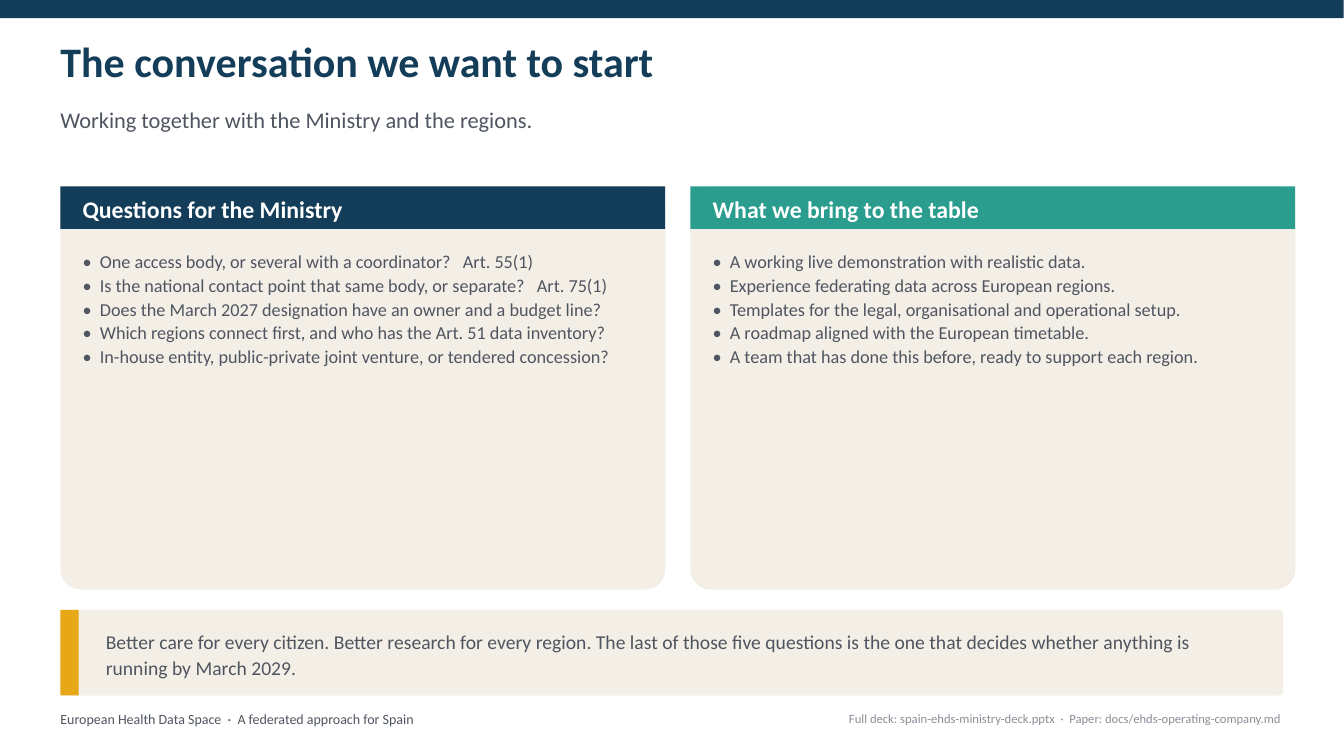
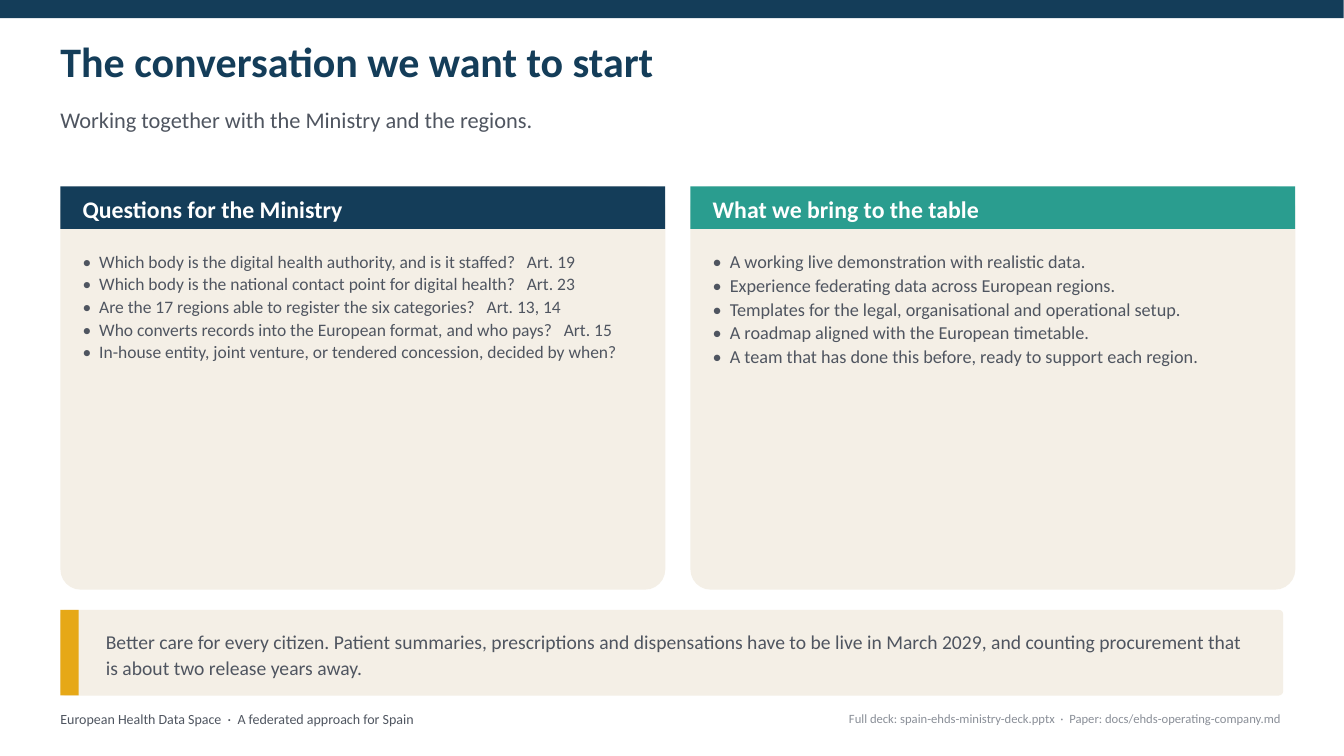
Before and after one commit to ma3u/MinimumViableHealthDataspacev2, a slide deck: slide 5 of docs/demos/spain-ehds-5-slides.pptx. Drawn at 1344x756 pixels with LibreOffice and Linux fonts; fonts in the diff are those of the drawing. Boxes give left, top, right and bottom in pixels: in the first picture for what was removed or moved away, otherwise in the second. Text is boxed around its words. In the diff, an @@ line names an element or a change of style, - is before the commit and + after.

Commit message:
docs(deck): point the five-slide deck at primary use, and make the art readable
Two problems with it. It was arguing secondary use, which is the long deck's
ground and the issue's, and its illustrations were too small to read from the
back of a room.

Primary use now: the citizen's seven rights in Art. 3 to 10, the six priority
categories with the 2029 and 2031 waves from Art. 14(1) and Annex I, and an
operating model cut for Chapter II, where the sovereign functions are the
digital health authority and the national contact point for digital health
rather than an access body issuing permits. The hook is the same shape as the
secondary-use one: Art. 19 names the authority and Art. 23 names the gateway,
and neither article says a word about who builds or runs them.

On size, the binding constraint was vertical. A 1.8in header leaves 5.1in of
height, and a 1.3:1 diagram in 5.1in is 6.7in wide, half a slide. So the header
is compressed to 1.4in and the primary-use diagram is drawn at 2.3:1, which
fills the full 12.13in width. The two photographs grow by 27 and 103 per cent in
area, and both are pulled out of the long deck at build time rather than copied
into the repository.

```diff
--- a/docs/demos/spain-ehds-5-slides.pptx
+++ b/docs/demos/spain-ehds-5-slides.pptx
@@ text at bbox=[99, 256, 617, 361]: text changed; size 13 to 12.5 pt @@
-• One access body, or several with a coordinator? Art. 55(1)
-• Is the national contact point that same body, or separate? Art. 75(1)
-• Does the March 2027 designation have an owner and a budget line?
-• Which regions connect first, and who has the Art. 51 data inventory?
-• In-house entity, public-private joint venture, or tendered concession?
+• Which body is the digital health authority, and is it staffed? Art. 19
+• Which body is the national contact point for digital health? Art. 23
+• Are the 17 regions able to register the six categories? Art. 13, 14
+• Who converts records into the European format, and who pays? Art. 15
+• In-house entity, joint venture, or tendered concession, decided by when?
@@ text at bbox=[106, 635, 1241, 678]: text changed @@
-Better care for every citizen. Better research for every region. The last of those five questions is the one that decides whether anything is running by March 2029.
+Better care for every citizen. Patient summaries, prescriptions and dispensations have to be live in March 2029, and counting procurement that is about two release years away.
```
Also in this commit, not shown: 1 other slide changed, 3 slides added, 3 slides removed, 6 other files.
